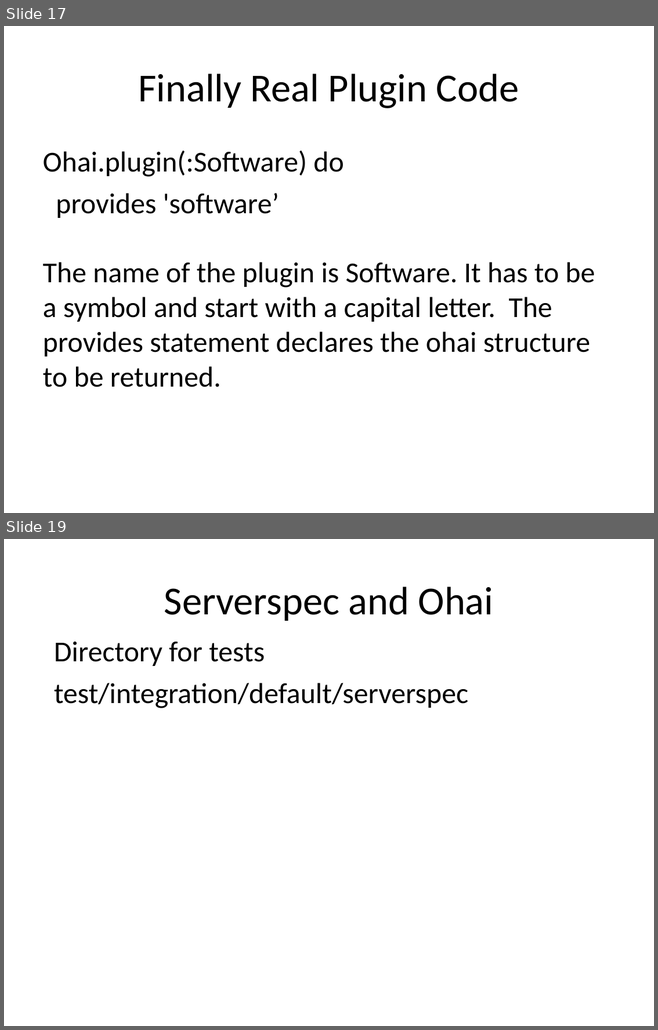
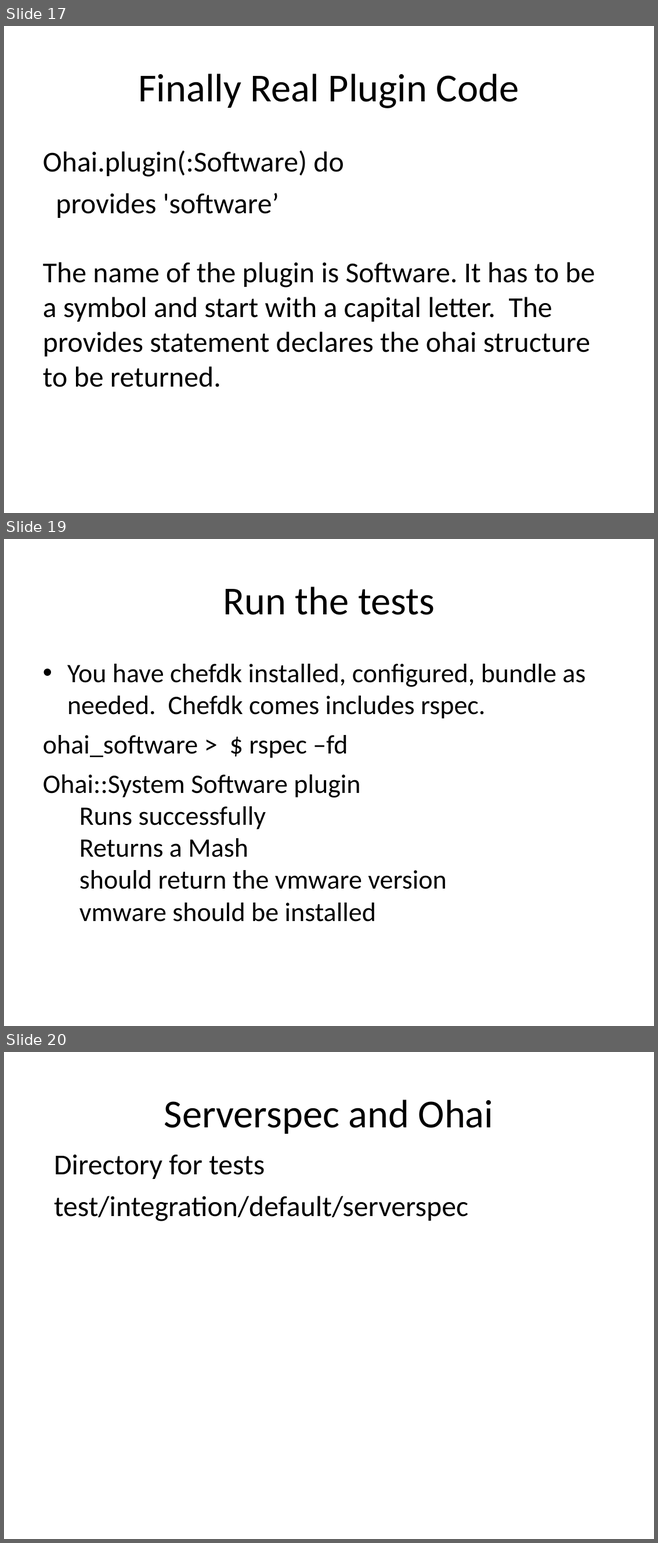
Before and after one commit to MarkGibbons/ohai_tdd, a slide deck: ohai_tdd.ppt. Shown one above the other, each under a label of ours: slides 17 and 19 before the commit, slides 17, 19 and 20 after it; the slides between them are not shown. The pictures are 658x1030 and 658x1543 pixels, drawn with LibreOffice and Linux fonts; fonts in the diff are those of the drawing. Boxes give left, top, right and bottom in pixels: in the first picture for what was removed or moved away, otherwise in the second. Text is boxed around its words. In the diff, an @@ line names an element or a change of style, - is before the commit and + after.

Commit message:
Add slides covering running rspec and serverspec

```diff
--- a/ohai_tdd.ppt
+++ b/ohai_tdd.ppt
@@ slide 19 added at bbox=[4, 539, 654, 1026], background #FFFFFF @@
@@ title added at bbox=[223, 587, 434, 615], 44 pt, text #000000 @@
+Run the tests
@@ text added at bbox=[43, 664, 585, 922], 29.6 pt, text #000000 @@
+• You have chefdk installed, configured, bundle as needed. Chefdk comes includes rspec.
+ohai_software > $ rspec –fd
+Ohai::System Software plugin
+Runs successfully
+Returns a Mash
+should return the vmware version
+vmware should be installed
@@ what was slide 19 is now slide 20 @@
```
Also in this commit, not shown: 1 slide changed, 1 other slide added.
